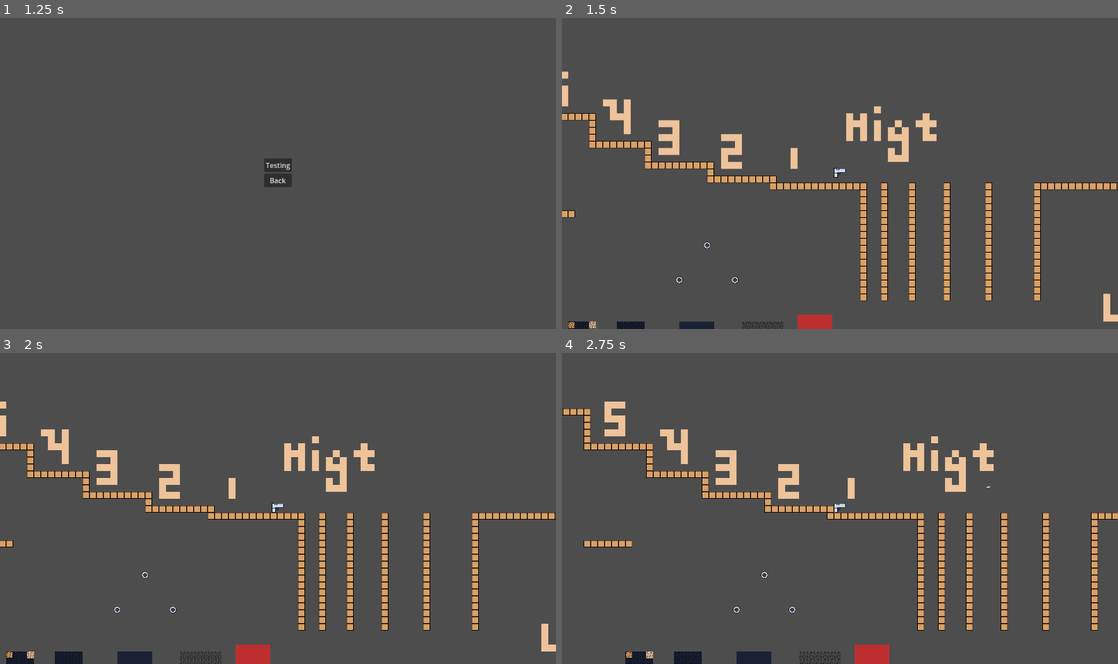
Above: before the commit, frames 1-4 (two rows, left to right).
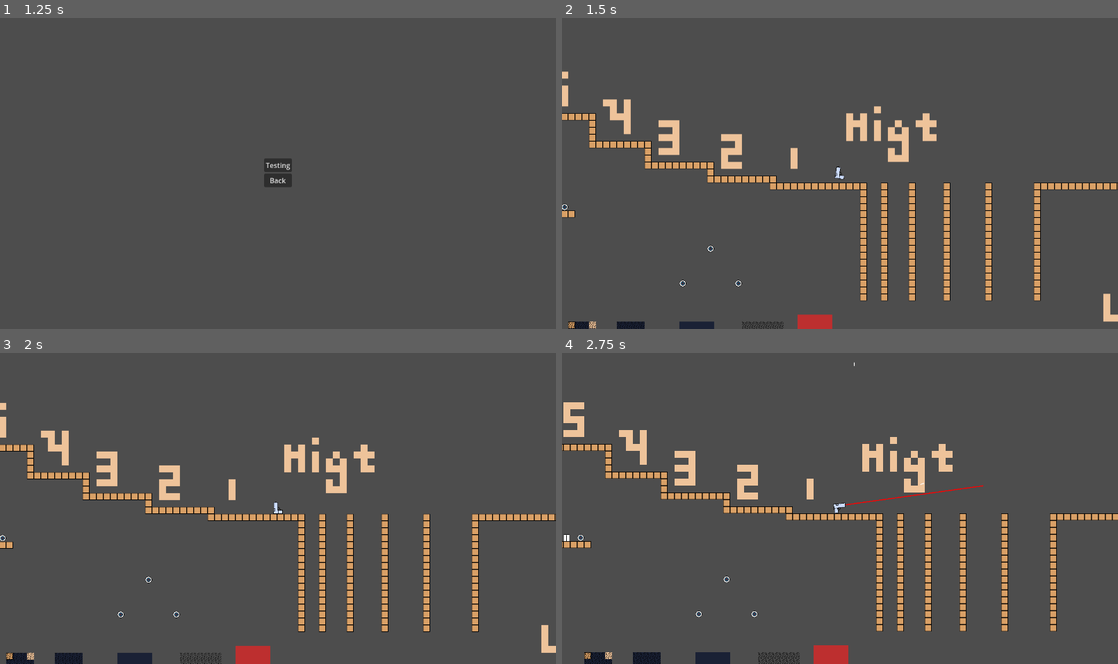
Above: after the commit, the same moments.

Repository: GamesFromANobody/JumpGun
Game: Godot game, scene res://Scenes/UI/main_menu.tscn
Same seed, same stepped clock (60 frames per second), same inputs: the game is played once before the commit and once after it.
Inputs (mouse positions are in pixels of both pictures, inside the frame that each line leads up to):
- Up to frame 1 (1.25 s): click "Level Select" at 0.5 s
- Up to frame 2 (1.5 s): click "Testing" at 1.25 s
- Up to frame 3 (2 s): no input
- Up to frame 4 (2.75 s): tap Enter at 2 s; move the mouse to (962, 492) at 2.02 s; hold D (rotateRight) from 2.03 s (still down); hold Right mouse button (aimSlowdown) from 2.03 s (still down); click (962, 492) at 2.3 s

Frame 1 is identical in both runs. In frame 2, 0.2% of the frame differs, in the area x 0-52%, y 47-87%; in frame 3, 3.0%; in frame 4, 13%, in the area x 0-100%, y 2-100%.

Commit message:
Add files via upload

Diff:
--- a/jumpgun/Scenes/Levels/level_test.tscn
+++ b/jumpgun/Scenes/Levels/level_test.tscn
@@ -41,6 +41,7 @@
 texture = ExtResource("3_bciac")
 0:0/0 = 0
 1:0/0 = 0
+2:0/0 = 0
 
 [sub_resource type="TileSet" id="TileSet_sewuu"]
 physics_layer_0/collision_layer = 1
@@ -80,7 +81,7 @@
 tile_set = SubResource("TileSet_66apd")
 
 [node name="Objects" type="TileMapLayer" parent="."]
-tile_map_data = PackedByteArray("AADp/wsAAAAAAAAAAADt/wYAAAAAAAAAAADx/wsAAAAAAAAAAAD8/wsAAAABAAAAAAA=")
+tile_map_data = PackedByteArray("AADp/wsAAAAAAAAAAADt/wYAAAAAAAAAAADx/wsAAAAAAAAAAAD8/wsAAAABAAAAAADJ/wcAAAACAAAAAADW/wAAAAACAAAAAADY/wAAAAAAAAAAAAA=")
 tile_set = SubResource("TileSet_sewuu")
 script = ExtResource("4_h2bnh")
 
--- a/jumpgun/Scenes/Objects/target.tscn
+++ b/jumpgun/Scenes/Objects/target.tscn
@@ -1,6 +1,7 @@
-[gd_scene load_steps=3 format=3 uid="uid://svdwkte1gs7t"]
+[gd_scene load_steps=4 format=3 uid="uid://svdwkte1gs7t"]
 
 [ext_resource type="Texture2D" uid="uid://e6tslwetn6xb" path="res://Import/Textures/temp-objects.png" id="1_e2ali"]
+[ext_resource type="Script" path="res://Scripts/Objects/target.gd" id="1_p3w1s"]
 
 [sub_resource type="CircleShape2D" id="CircleShape2D_jwmfy"]
 radius = 8.0
@@ -8,10 +9,11 @@
 [node name="Target" type="StaticBody2D"]
 collision_layer = 8
 collision_mask = 21
+script = ExtResource("1_p3w1s")
 
 [node name="CollisionShape2D" type="CollisionShape2D" parent="."]
 shape = SubResource("CircleShape2D_jwmfy")
 
 [node name="Sprite2D" type="Sprite2D" parent="."]
 texture = ExtResource("1_e2ali")
-hframes = 2
+hframes = 3
--- a/jumpgun/Scenes/bullet.gd
+++ b/jumpgun/Scenes/bullet.gd
@@ -10,4 +10,6 @@
 	position += transform.x * speed * delta
 
 func _on_body_entered(body: Node2D) -> void:
-	pass
+	if body.has_method("Hit"):
+		body.Hit()
+	queue_free()
--- /dev/null
+++ b/jumpgun/Scenes/door.tscn
@@ -0,0 +1,21 @@
+[gd_scene load_steps=4 format=3 uid="uid://bdgbbohpbstag"]
+
+[ext_resource type="Texture2D" uid="uid://e6tslwetn6xb" path="res://Import/Textures/temp-objects.png" id="1_tjy2r"]
+[ext_resource type="Script" path="res://Scripts/Objects/door.gd" id="1_webyb"]
+
+[sub_resource type="RectangleShape2D" id="RectangleShape2D_gr77k"]
+size = Vector2(15, 15)
+
+[node name="Door" type="Area2D"]
+script = ExtResource("1_webyb")
+
+[node name="CollisionShape2D" type="CollisionShape2D" parent="."]
+position = Vector2(-0.5, 0)
+shape = SubResource("RectangleShape2D_gr77k")
+
+[node name="Sprite2D" type="Sprite2D" parent="."]
+texture = ExtResource("1_tjy2r")
+hframes = 3
+frame = 2
+
+[connection signal="body_entered" from="." to="." method="_on_body_entered"]
--- a/jumpgun/Scenes/level_base.tscn
+++ b/jumpgun/Scenes/level_base.tscn
@@ -41,6 +41,7 @@
 texture = ExtResource("4_34oqg")
 0:0/0 = 0
 1:0/0 = 0
+2:0/0 = 0
 
 [sub_resource type="TileSet" id="TileSet_77nwm"]
 sources/0 = SubResource("TileSetAtlasSource_mqb3i")
@@ -50,6 +51,7 @@
 texture = ExtResource("5_23b1i")
 0:0/0 = 0
 1:0/0 = 0
+2:0/0 = 0
 
 [sub_resource type="TileSet" id="TileSet_u1vo5"]
 sources/0 = SubResource("TileSetAtlasSource_wqxwj")
--- a/jumpgun/Scenes/player.tscn
+++ b/jumpgun/Scenes/player.tscn
@@ -1,7 +1,8 @@
-[gd_scene load_steps=4 format=3 uid="uid://cbjntngcsfkmj"]
+[gd_scene load_steps=5 format=3 uid="uid://cbjntngcsfkmj"]
 
 [ext_resource type="Texture2D" uid="uid://cjsko6mhgu607" path="res://Import/Textures/temp-gun.png" id="1_1c3n6"]
 [ext_resource type="Script" path="res://Scripts/player.gd" id="1_dvgqa"]
+[ext_resource type="Texture2D" uid="uid://ye4d0xhwryv4" path="res://Import/Textures/bullet.png" id="3_q0t7m"]
 
 [sub_resource type="RectangleShape2D" id="RectangleShape2D_tlfx8"]
 size = Vector2(28, 22)
@@ -12,9 +13,15 @@
 angular_damp = 10.0
 script = ExtResource("1_dvgqa")
 
-[node name="Sprite2D" type="Sprite2D" parent="."]
+[node name="Gun" type="Sprite2D" parent="."]
 position = Vector2(1, -1)
 texture = ExtResource("1_1c3n6")
+
+[node name="LaserSight" type="Sprite2D" parent="Gun"]
+self_modulate = Color(1, 0, 0, 1)
+position = Vector2(173.185, -4)
+scale = Vector2(40, 1.042)
+texture = ExtResource("3_q0t7m")
 
 [node name="CollisionShape2D" type="CollisionShape2D" parent="."]
 shape = SubResource("RectangleShape2D_tlfx8")
--- /dev/null
+++ b/jumpgun/Scripts/Objects/door.gd
@@ -0,0 +1,10 @@
+extends Area2D
+
+var isOpen = false
+
+func Open():
+	isOpen = true
+
+func _on_body_entered(body: Node2D) -> void:
+	if isOpen and body.name == "Player":
+		get_tree().call_deferred("change_scene_to_file" , "res://Scenes/UI/level_select.tscn")
--- /dev/null
+++ b/jumpgun/Scripts/Objects/target.gd
@@ -0,0 +1,7 @@
+extends StaticBody2D
+
+signal targetHit()
+
+func Hit():
+	targetHit.emit()
+	queue_free()
--- a/jumpgun/Scripts/enemy_creation.gd
+++ b/jumpgun/Scripts/enemy_creation.gd
@@ -15,5 +15,5 @@
 
 func createObject(index, pos):
 	var newObj = enemies[index].instantiate()
-	newObj.position = pos * 16
+	newObj.position = pos * 16 + Vector2i(8, 8)
 	add_child(newObj)
--- a/jumpgun/Scripts/level.gd
+++ b/jumpgun/Scripts/level.gd
@@ -3,9 +3,11 @@
 #This node should control pausing and game speed (if we want to change it)
 signal pause()
 signal unpause()
-signal changeGameSpeed(newSpeed : float) #Setter, the recieving node should just apply this value
+
 
 var isPaused : bool = false
+
+
 @export var player : Player
 
 func _ready() -> void:
--- a/jumpgun/Scripts/object_creation.gd
+++ b/jumpgun/Scripts/object_creation.gd
@@ -1,21 +1,56 @@
 extends TileMapLayer
 
+enum targetsMandatory {
+	YES,
+	NO,
+	SOME,
+}
+## Are targets mandatory
+@export var mandatoryTargets : targetsMandatory
+## If only some targets are needed, how many?
+@export var customTargetsRequried = 0
+
 var objects = [
-	preload("res://Scenes/Objects/target.tscn")
+	preload("res://Scenes/Objects/target.tscn"),
+	"GARBAGE",
+	preload("res://Scenes/door.tscn"),
 ]
+var targetCount = 0
+var listOfDoors = []
 
 # Called when the node enters the scene tree for the first time.
 func _ready() -> void:
 	print("Creating Objects")
 	for cell in get_used_cells_by_id(0, Vector2i(0, 0)):
 		print("Ceating target at " + str(cell)) #create target
-		createObject(0, cell)
-		set_cell(cell, 0, Vector2i(-1, -1))
+		CreateObject(0, cell)
+		targetCount += 1
+
 	for cell in get_used_cells_by_id(0, Vector2i(1, 0)):
 		print("TODO Creating Ammo at " + str(cell))
+
+	for cell in get_used_cells_by_id(0, Vector2i(2, 0)):
+		print("Creating Door at " + str(cell))
+		listOfDoors.append(CreateObject(2, cell))
+
+
+	#delete all tiles in the set
+	for cell in get_used_cells():
 		set_cell(cell, 0, Vector2i(-1, -1))
 
-func createObject(index, pos):
+
+func CreateObject(index, pos):
 	var newObj = objects[index].instantiate()
-	newObj.position = pos * 16
+	newObj.position = pos * 16 + Vector2i(8, 8)
+	if index == 0:
+		newObj.targetHit.connect(TargetDestroyed)
 	add_child(newObj)
+	return newObj
+
+func TargetDestroyed():
+	targetCount -= 1
+	print("Targets Left: " + str(targetCount))
+	if targetCount == 0:
+		print("Doors Opening!")
+		for door in listOfDoors:
+			door.Open()
--- a/jumpgun/Scripts/player.gd
+++ b/jumpgun/Scripts/player.gd
@@ -1,6 +1,5 @@
 extends RigidBody2D
 class_name Player
-
 #replace direction to be rotation direction instead.
 #Do we aim with mouse or a/d? LEts try them both
 #Game speed modifier
@@ -12,33 +11,84 @@
 
 @export var knockback : float = 1.0
 @export var player_rotation : float = 1.0
+@export var max_slowdown : float = 0.25
+@export var slowdown_seconds : float = 2.5
+@export var slowdown_recharge_rate : float = 0.25 #0.25 = 4 times longer to recharge than the active duration
 
 var bullet_scene = preload("res://Scenes/bullet.tscn")
 
+#Control scheme
+var prevMouseVelocity : Vector2
+var usingController = false
+
+#controls
 var recoil = Vector2(-30000, 0)
 var torque = 20000
 
+#Slowdown
+var gameSpeed = 1.0
+var slowdown : float
+var allowSlowdown = true
+
+func _ready() -> void:
+	$Gun/LaserSight.self_modulate = Color(1, 0, 0, 0)
+	slowdown = slowdown_seconds
+
+#Update the game speed while aiming down sight
+func _physics_process(delta: float) -> void:
+	var prevGameSpeed = gameSpeed
+	if Input.is_action_pressed("aimSlowdown") and allowSlowdown and slowdown > 0:
+		gameSpeed -= delta * 2
+		if gameSpeed < max_slowdown:
+			gameSpeed = max_slowdown
+	elif gameSpeed < 1.0:
+		gameSpeed += delta * 6
+		if gameSpeed > 1.0:
+			gameSpeed = 1.0
+	else:
+		slowdown += delta * slowdown_recharge_rate
+		if slowdown > slowdown_seconds:
+			slowdown = slowdown_seconds
+	if prevGameSpeed != gameSpeed:
+		Engine.time_scale = gameSpeed
+		#print(gameSpeed)
+		var alpha = (gameSpeed - 0.25) / 0.75 #To correct for game speed being 0.25-1.0
+		$Gun/LaserSight.self_modulate = Color(1, 0, 0, 1 - alpha)
+	if gameSpeed < 1:
+		slowdown -= delta / gameSpeed
+		if slowdown < 0:
+			allowSlowdown = false
+	if Input.is_action_just_released("aimSlowdown") and slowdown < 0.5:
+		allowSlowdown = false
+	if slowdown > 0.6:
+		allowSlowdown = true
+	#print(slowdown)
+
 func _integrate_forces(state):
-	# I'm abusing the aimSlowdown for a sec, don't leave it this way.
-	if (Input.is_action_pressed("aimSlowdown")):
-		# Mouselook
-		set_angular_velocity((get_angle_to(get_global_mouse_position())) * -((get_angle_to(get_global_mouse_position())) -3.14) * 5)
+
+	var hor = Input.get_axis("controllerLEFT", "controllerRIGHT")
+	var ver = Input.get_axis("controllerUP", "controllerDOWN")
+	var controllerInput = Vector2(hor, ver) * 100
+	var mouseInput = get_global_mouse_position()
+
+	if hor != 0 or ver != 0:
+		usingController = true
+	if Input.get_last_mouse_velocity() != prevMouseVelocity:
+		usingController = false
+	prevMouseVelocity = Input.get_last_mouse_velocity()
+
+	if usingController:
+		set_angular_velocity((get_angle_to(controllerInput + position)) * -((get_angle_to(controllerInput + position)) -3.14) * 5)
 	else:
-		# Keyboard-based rotations
-		var rotation_dir = 0
+		set_angular_velocity((get_angle_to(mouseInput)) * -((get_angle_to(mouseInput)) -3.14) * 5)
 
-		if Input.is_action_pressed("rotateLeft"):
-			rotation_dir -= 1
 
-		if Input.is_action_pressed("rotateRight"):
-			rotation_dir += 1
-		state.apply_torque(rotation_dir * torque)
 
 
 	#shoot (force alone for now)
 	if Input.is_action_just_pressed("shoot"):
 		shoot()
-		state.apply_force(recoil.rotated(rotation))
+		state.apply_force(recoil.rotated(rotation) / gameSpeed * knockback)
 
 
 func shoot():
--- a/jumpgun/project.godot
+++ b/jumpgun/project.godot
@@ -38,6 +38,8 @@
 "deadzone": 0.5,
 "events": [Object(InputEventMouseButton,"resource_local_to_scene":false,"resource_name":"","device":-1,"window_id":0,"a …(258 unchanged characters)…
 , Object(InputEventKey,"resource_local_to_scene":false,"resource_name":"","device":-1,"window_id":0,"alt_pressed":false …(186 unchanged characters)…
+, Object(InputEventJoypadButton,"resource_local_to_scene":false,"resource_name":"","device":-1,"button_index":0,"pressure":0.0,"pressed":true,"script":null)
+, Object(InputEventJoypadMotion,"resource_local_to_scene":false,"resource_name":"","device":-1,"axis":4,"axis_value":1.0,"script":null)
 ]
 }
 reload={
@@ -58,6 +60,26 @@
 , Object(InputEventKey,"resource_local_to_scene":false,"resource_name":"","device":-1,"window_id":0,"alt_pressed":false …(186 unchanged characters)…
 ]
 }
+controllerUP={
+"deadzone": 0.5,
+"events": [Object(InputEventJoypadMotion,"resource_local_to_scene":false,"resource_name":"","device":-1,"axis":1,"axis_value":-1.0,"script":null)
+]
+}
+controllerDOWN={
+"deadzone": 0.5,
+"events": [Object(InputEventJoypadMotion,"resource_local_to_scene":false,"resource_name":"","device":-1,"axis":1,"axis_value":1.0,"script":null)
+]
+}
+controllerLEFT={
+"deadzone": 0.5,
+"events": [Object(InputEventJoypadMotion,"resource_local_to_scene":false,"resource_name":"","device":-1,"axis":0,"axis_value":-1.0,"script":null)
+]
+}
+controllerRIGHT={
+"deadzone": 0.5,
+"events": [Object(InputEventJoypadMotion,"resource_local_to_scene":false,"resource_name":"","device":-1,"axis":0,"axis_value":1.0,"script":null)
+]
+}
 
 [layer_names]
 
Binary file changed: jumpgun/Import/Textures/temp-enemies.png
Binary file changed: jumpgun/Import/Textures/temp-objects.png
